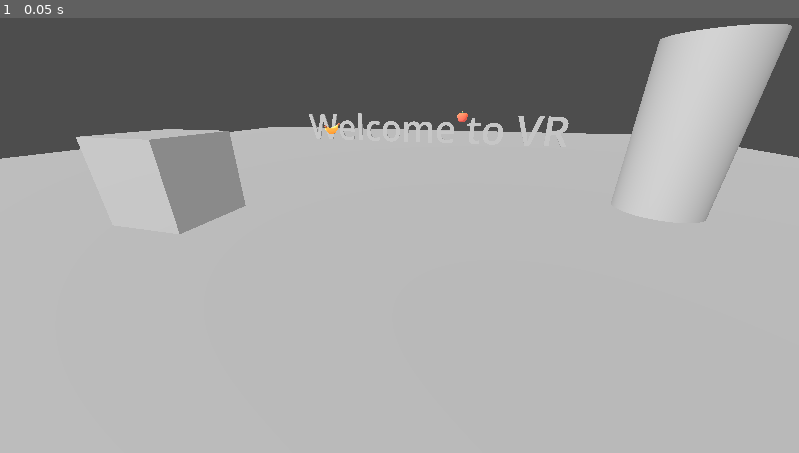
Above: before the commit, frame 1.
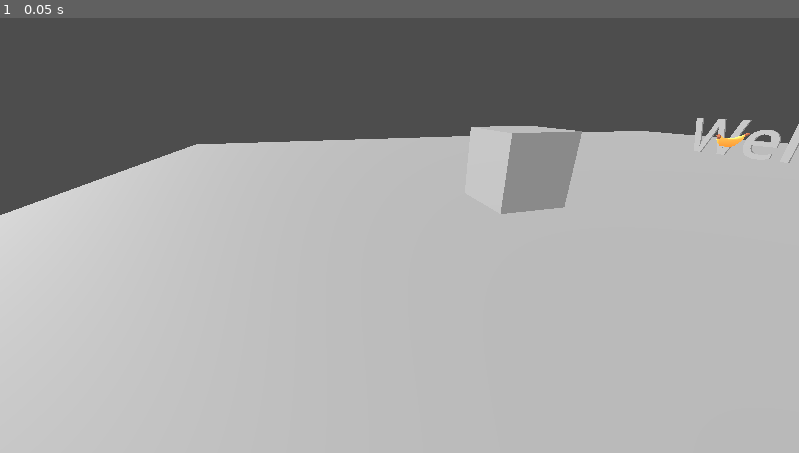
Above: after the commit, the same moment.

Repository: pientaszek0/rwr
Game: Godot game, scene res://main_scene.tscn
Two runs of this game, one before a commit and one after it. Both use one fixed random seed, a clock stepped at 60 frames per second and the inputs below.
Inputs:
- Up to frame 1 (0.05 s): no input

The runs differ from the first frame. In frame 1, 11% of the frame differs, in the area x 0-100%, y 1-53%.

Commit message:
przesuniecie kamery

Diff:
--- a/project_files/main_scene.tscn
+++ b/project_files/main_scene.tscn
@@ -83,7 +83,7 @@
 script = ExtResource("2_8mm7a")
 
 [node name="XRCamera3D" type="XRCamera3D" parent="XROrigin3D" unique_id=565339605]
-transform = Transform3D(-0.9663626, 0.10184312, -0.23615937, 6.575868e-10, 0.9182529, 0.39599422, 0.25718334, 0.38267404, -0.8873654, -1.882143, 1.330712, -5.9906282)
+transform = Transform3D(-0.26488304, 0.38184962, -0.88545364, 6.575869e-10, 0.918253, 0.39599428, 0.96428055, 0.10489219, -0.24322957, -1.882143, 1.330712, -5.9906282)
 
 [node name="LeftController" type="XRController3D" parent="XROrigin3D" unique_id=151910520]
 transform = Transform3D(1, 0, 0, 0, 1, 0, 0, 0, 1, -1.5125319, 0.9918339, 0)
--- a/project_files/main_script.gd
+++ b/project_files/main_script.gd
@@ -3,112 +3,112 @@
 var webxr_interface
 
 func _ready() -> void:
-    $CanvasLayer.visible = false
-    $CanvasLayer/Button.pressed.connect(self._on_button_pressed)
+	$CanvasLayer.visible = false
+	$CanvasLayer/Button.pressed.connect(self._on_button_pressed)
 
-    webxr_interface = XRServer.find_interface("WebXR")
-    if webxr_interface:
-    # WebXR uses a lot of asynchronous callbacks, so we connect to various
-    # signals in order to receive them.
-        webxr_interface.session_supported.connect(self._webxr_session_supported)
-        webxr_interface.session_started.connect(self._webxr_session_started)
-        webxr_interface.session_ended.connect(self._webxr_session_ended)
-        webxr_interface.session_failed.connect(self._webxr_session_failed)
+	webxr_interface = XRServer.find_interface("WebXR")
+	if webxr_interface:
+	# WebXR uses a lot of asynchronous callbacks, so we connect to various
+	# signals in order to receive them.
+		webxr_interface.session_supported.connect(self._webxr_session_supported)
+		webxr_interface.session_started.connect(self._webxr_session_started)
+		webxr_interface.session_ended.connect(self._webxr_session_ended)
+		webxr_interface.session_failed.connect(self._webxr_session_failed)
 
-        webxr_interface.select.connect(self._webxr_on_select)
-        webxr_interface.selectstart.connect(self._webxr_on_select_start)
-        webxr_interface.selectend.connect(self._webxr_on_select_end)
+		webxr_interface.select.connect(self._webxr_on_select)
+		webxr_interface.selectstart.connect(self._webxr_on_select_start)
+		webxr_interface.selectend.connect(self._webxr_on_select_end)
 
-        webxr_interface.squeeze.connect(self._webxr_on_squeeze)
-        webxr_interface.squeezestart.connect(self._webxr_on_squeeze_start)
-        webxr_interface.squeezeend.connect(self._webxr_on_squeeze_end)
+		webxr_interface.squeeze.connect(self._webxr_on_squeeze)
+		webxr_interface.squeezestart.connect(self._webxr_on_squeeze_start)
+		webxr_interface.squeezeend.connect(self._webxr_on_squeeze_end)
 
-    # This returns immediately - our _webxr_session_supported() method
-    # (which we connected to the "session_supported" signal above) will
-    # be called sometime later to let us know if it's supported or not.
-        webxr_interface.is_session_supported("immersive-vr")
+	# This returns immediately - our _webxr_session_supported() method
+	# (which we connected to the "session_supported" signal above) will
+	# be called sometime later to let us know if it's supported or not.
+		webxr_interface.is_session_supported("immersive-vr")
 
-    $XROrigin3D/LeftController.button_pressed.connect(self._on_left_controller_button_pressed)
-    $XROrigin3D/LeftController.button_released.connect(self._on_left_controller_button_released)
+	$XROrigin3D/LeftController.button_pressed.connect(self._on_left_controller_button_pressed)
+	$XROrigin3D/LeftController.button_released.connect(self._on_left_controller_button_released)
 
 func _webxr_session_supported(session_mode: String, supported: bool) -> void:
-    if session_mode == 'immersive-vr':
-        if supported:
-            $CanvasLayer.visible = true
-        else:
-            OS.alert("Your browser doesn't support VR")
+	if session_mode == 'immersive-vr':
+		if supported:
+			$CanvasLayer.visible = true
+		else:
+			OS.alert("Your browser doesn't support VR")
 
 func _on_button_pressed() -> void:
   # We want an immersive VR session, as opposed to AR ('immersive-ar') or a
   # simple 3DoF viewer ('viewer').
-    webxr_interface.session_mode = 'immersive-vr'
+	webxr_interface.session_mode = 'immersive-vr'
   # 'bounded-floor' is room scale, 'local-floor' is a standing or sitting
   # experience (it puts you 1.6m above the ground if you have 3DoF headset),
   # whereas as 'local' puts you down at the ARVROrigin.
   # This list means it'll first try to request 'bounded-floor', then
   # fallback on 'local-floor' and ultimately 'local', if nothing else is
   # supported.
-    webxr_interface.requested_reference_space_types = 'bounded-floor, local-floor, local'
+	webxr_interface.requested_reference_space_types = 'bounded-floor, local-floor, local'
   # In order to use 'local-floor' or 'bounded-floor' we must also
   # mark the features as required or optional.
-    webxr_interface.required_features = 'local-floor'
-    webxr_interface.optional_features = 'bounded-floor'
+	webxr_interface.required_features = 'local-floor'
+	webxr_interface.optional_features = 'bounded-floor'
 
   # This will return false if we're unable to even request the session,
   # however, it can still fail asynchronously later in the process, so we
   # only know if it's really succeeded or failed when our
   # _webxr_session_started() or _webxr_session_failed() methods are called.
-    if not webxr_interface.initialize():
-        OS.alert("Failed to initialize WebXR")
-        return
+	if not webxr_interface.initialize():
+		OS.alert("Failed to initialize WebXR")
+		return
 
 func _webxr_session_started() -> void:
-    $CanvasLayer.visible = false
+	$CanvasLayer.visible = false
   # This tells Godot to start rendering to the headset.
-    get_viewport().use_xr = true
+	get_viewport().use_xr = true
   # This will be the reference space type you ultimately got, out of the
   # types that you requested above. This is useful if you want the game to
   # work a little differently in 'bounded-floor' versus 'local-floor'.
-    print ("Reference space type: " + webxr_interface.reference_space_type)
+	print ("Reference space type: " + webxr_interface.reference_space_type)
 
 func _webxr_session_ended() -> void:
-    $CanvasLayer.visible = true
+	$CanvasLayer.visible = true
   # If the user exits immersive mode, then we tell Godot to render to the web
   # page again.
-    get_viewport().use_xr = false
+	get_viewport().use_xr = false
 
 func _webxr_session_failed(message: String) -> void:
-    OS.alert("Failed to initialize: " + message)
+	OS.alert("Failed to initialize: " + message)
 
 func _on_left_controller_button_pressed(button: String) -> void:
-    print ("Button pressed: " + button)
+	print ("Button pressed: " + button)
 
 func _on_left_controller_button_released(button: String) -> void:
-    print ("Button release: " + button)
+	print ("Button release: " + button)
 
 func _process(_delta: float) -> void:
-    var thumbstick_vector: Vector2 = $XROrigin3D/LeftController.get_vector2("thumbstick")
-    if thumbstick_vector != Vector2.ZERO:
-        print ("Left thumbstick position: " + str(thumbstick_vector))
+	var thumbstick_vector: Vector2 = $XROrigin3D/LeftController.get_vector2("thumbstick")
+	if thumbstick_vector != Vector2.ZERO:
+		print ("Left thumbstick position: " + str(thumbstick_vector))
 
 func _webxr_on_select(input_source_id: int) -> void:
-    print("Select: " + str(input_source_id))
+	print("Select: " + str(input_source_id))
 
-    var tracker: XRPositionalTracker = webxr_interface.get_input_source_tracker(input_source_id)
-    var xform = tracker.get_pose('default').transform
-    print (xform.origin)
+	var tracker: XRPositionalTracker = webxr_interface.get_input_source_tracker(input_source_id)
+	var xform = tracker.get_pose('default').transform
+	print (xform.origin)
 
 func _webxr_on_select_start(input_source_id: int) -> void:
-    print("Select Start: " + str(input_source_id))
+	print("Select Start: " + str(input_source_id))
 
 func _webxr_on_select_end(input_source_id: int) -> void:
-    print("Select End: " + str(input_source_id))
+	print("Select End: " + str(input_source_id))
 
 func _webxr_on_squeeze(input_source_id: int) -> void:
-    print("Squeeze: " + str(input_source_id))
+	print("Squeeze: " + str(input_source_id))
 
 func _webxr_on_squeeze_start(input_source_id: int) -> void:
-    print("Squeeze Start: " + str(input_source_id))
+	print("Squeeze Start: " + str(input_source_id))
 
 func _webxr_on_squeeze_end(input_source_id: int) -> void:
-    print("Squeeze End: " + str(input_source_id))
+	print("Squeeze End: " + str(input_source_id))
Not shown, changed: docs/index.pck
